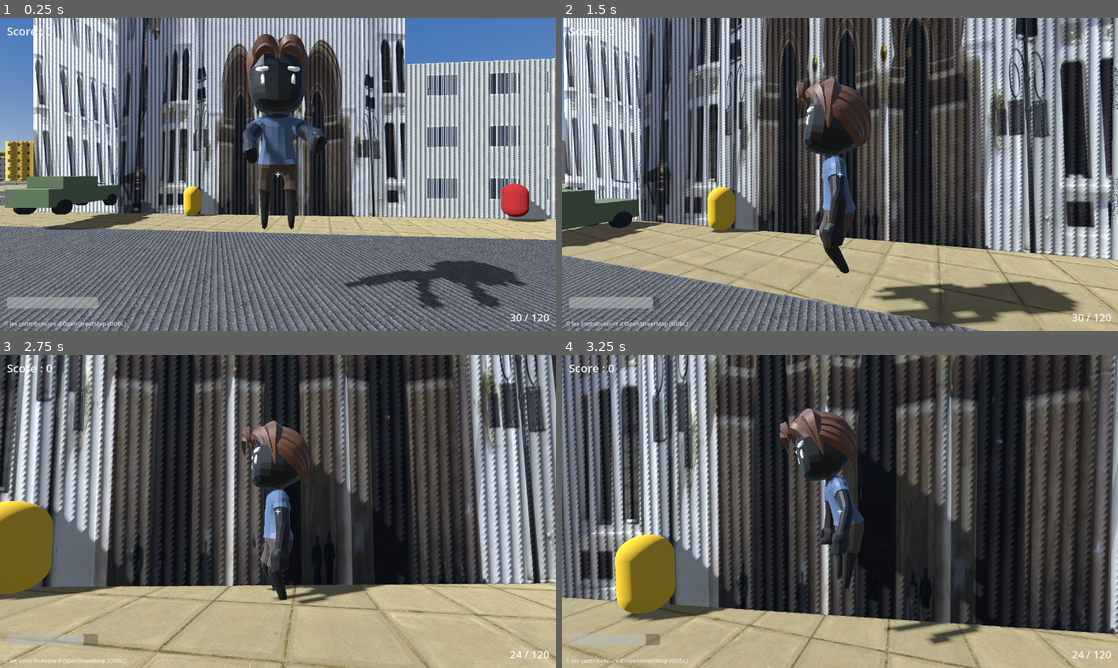
Above: before the commit, frames 1-4 (two rows, left to right).
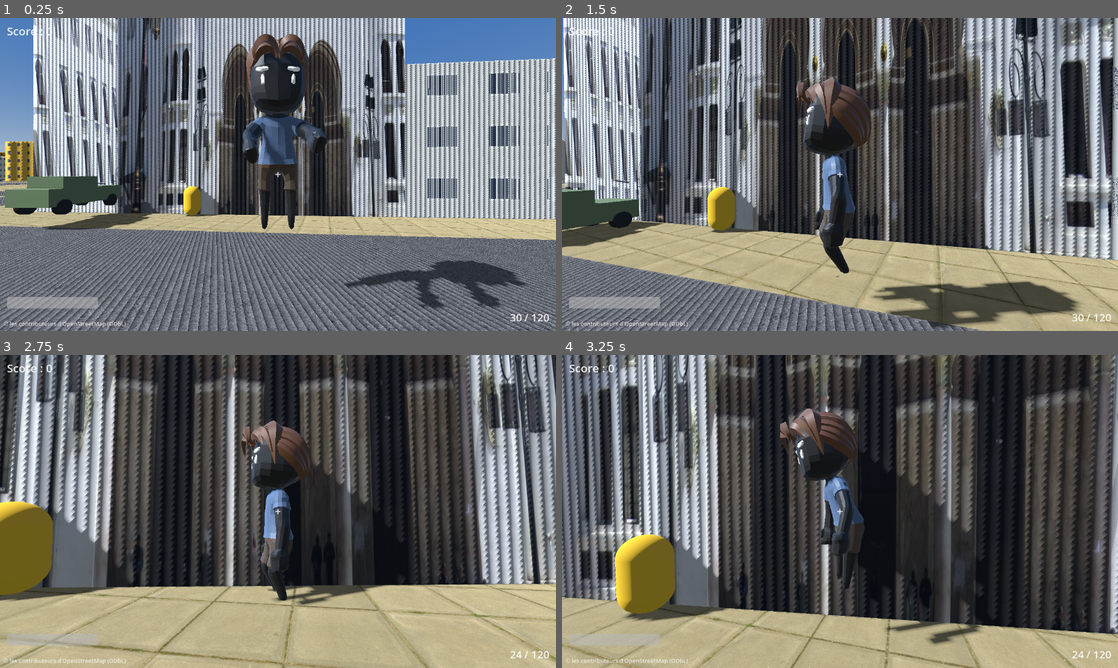
Above: after the commit, the same moments.

Repository: LogixSolutions94/GTDZ
Game: Godot game, scene res://scenes/city_test.tscn
The game is run twice, just before and just after one commit, with the same random seed, the same clock (stepped at 60 frames per second) and the same inputs.
Inputs (mouse positions are in pixels of both pictures, inside the frame that each line leads up to):
- Up to frame 1 (0.25 s): no input
- Up to frame 2 (1.5 s): tap Enter (ui_accept) at 0.5 s; move the mouse to (867, 174) at 0.52 s; hold Right mouse button (aim) 0.53-1.28 s; hold W (move_forward) from 0.53 s (still down); tap Space (jump) at 0.77 s; move the mouse to (812, 174) at 1.27 s; tap E (interact) at 1.35 s
- Up to frame 3 (2.75 s): keep holding W (move_forward); tap Space (jump) at 1.52 s; move the mouse to (289, 505) at 2.02 s; press the mouse at (289, 505) at 2.03 s
- Up to frame 4 (3.25 s): keep holding W (move_forward); move the mouse to (834, 517) at 2.77 s; release the mouse at (834, 517) at 2.78 s; tap Shift (sprint) at 2.85 s; tap Space (jump) at 3.02 s

The runs differ from the first frame. In frame 1, 0.7% of the frame differs, in the area x 90-99%, y 52-66%; in frame 2, less than 0.1%; in frame 3, 3.9%, in the area x 0-100%, y 0-100%; in frame 4, 0.1%.

Commit message:
Boucle de jeu 4/4 - VAGUES : spawner infini aux entrees de rues
- wave_spawner.gd : vagues 5/7/10 puis +2 par vague, pause 5 s entre vagues,
  6 points de spawn aux entrees de rues autour de la place (jamais sur le
  joueur), ennemis en mode chasse des l apparition
- Remplacement des 5 ennemis fixes par le spawner ; numero de vague au HUD
- Groupe enemies + hook de test --kill-enemies
- Verifie en jeu reel : vague 1 (5) -> nettoyee -> pause -> vague 2 (7),
  score 50 comptabilise automatiquement, capture HUD Vague 2 a l appui

Co-Authored-By: Claude Fable 5 <noreply@anthropic.com>

Diff:
--- a/game/scenes/city_test.tscn
+++ b/game/scenes/city_test.tscn
@@ -7,8 +7,8 @@
 [ext_resource type="PackedScene" path="res://scenes/ui/hud.tscn" id="5_hud"]
 [ext_resource type="PackedScene" path="res://scenes/enemies/target_dummy.tscn" id="6_dummy"]
 [ext_resource type="PackedScene" path="res://scenes/vehicles/jeep.tscn" id="7_jeep"]
-[ext_resource type="PackedScene" path="res://scenes/enemies/enemy.tscn" id="8_enemy"]
 [ext_resource type="Script" path="res://scripts/systems/nav_baker.gd" id="9_navbaker"]
+[ext_resource type="Script" path="res://scripts/systems/wave_spawner.gd" id="10_waves"]
 
 [sub_resource type="ProceduralSkyMaterial" id="SkyMat"]
 sky_top_color = Color(0.25, 0.45, 0.72, 1)
@@ -87,22 +87,8 @@
 navigation_mesh = SubResource("NavMesh")
 script = ExtResource("9_navbaker")
 
-[node name="Enemy1" parent="." instance=ExtResource("8_enemy")]
-transform = Transform3D(1, 0, 0, 0, 1, 0, 0, 0, 1, 418, 0.5, 68)
-
-[node name="Enemy2" parent="." instance=ExtResource("8_enemy")]
-transform = Transform3D(1, 0, 0, 0, 1, 0, 0, 0, 1, 398, 0.5, 100)
-
-[node name="Enemy3" parent="." instance=ExtResource("8_enemy")]
-transform = Transform3D(1, 0, 0, 0, 1, 0, 0, 0, 1, 382, 0.5, 62)
-patrol_offsets = Array[Vector3]([Vector3(0, 0, 12), Vector3(-8, 0, 12), Vector3(-8, 0, 0)])
-
-[node name="Enemy4" parent="." instance=ExtResource("8_enemy")]
-transform = Transform3D(1, 0, 0, 0, 1, 0, 0, 0, 1, 432, 0.5, 108)
-
-[node name="Enemy5" parent="." instance=ExtResource("8_enemy")]
-transform = Transform3D(1, 0, 0, 0, 1, 0, 0, 0, 1, 452, 0.5, 60)
-patrol_offsets = Array[Vector3]([Vector3(-12, 0, 0), Vector3(-12, 0, -10)])
+[node name="WaveSpawner" type="Node3D" parent="."]
+script = ExtResource("10_waves")
 
 [node name="HUD" type="CanvasLayer" parent="."]
 
--- a/game/scripts/debug_screenshot.gd
+++ b/game/scripts/debug_screenshot.gd
@@ -9,6 +9,7 @@
 var _frame := 0
 var _kill_player_at := -1
 var _restart_at := -1
+var _kill_enemies_at := -1
 var _add_score := 0
 
 
@@ -22,9 +23,12 @@
 			_kill_player_at = int(arg.get_slice("=", 1))
 		elif arg.begins_with("--restart-at="):
 			_restart_at = int(arg.get_slice("=", 1))
+		elif arg.begins_with("--kill-enemies="):
+			_kill_enemies_at = int(arg.get_slice("=", 1))
 		elif arg.begins_with("--add-score="):
 			_add_score = int(arg.get_slice("=", 1))
-	if _path == "" and _kill_player_at < 0 and _add_score == 0 and _restart_at < 0:
+	if _path == "" and _kill_player_at < 0 and _add_score == 0 and _restart_at < 0 \
+			and _kill_enemies_at < 0:
 		set_process(false)
 
 
@@ -41,6 +45,11 @@
 	if _frame == _restart_at:
 		print("[debug] redémarrage (test respawn)")
 		Game.restart()
+	if _frame == _kill_enemies_at:
+		var enemies := get_tree().get_nodes_in_group("enemies")
+		print("[debug] élimination de %d ennemis (test vagues)" % enemies.size())
+		for enemy in enemies:
+			enemy.get_node("Health").take_damage(9999.0)
 	if _path != "" and _frame >= _wait:
 		var img := get_viewport().get_texture().get_image()
 		img.save_png(_path)
--- a/game/scripts/systems/enemy.gd
+++ b/game/scripts/systems/enemy.gd
@@ -33,6 +33,7 @@
 
 
 func _ready() -> void:
+	add_to_group("enemies")
 	_patrol_targets.append(global_position)
 	for offset in patrol_offsets:
 		_patrol_targets.append(global_position + offset)
--- /dev/null
+++ b/game/scripts/systems/wave_spawner.gd
@@ -0,0 +1,74 @@
+extends Node3D
+## Vagues d'ennemis infinies (mode survie/arcade) : 5, 7, 10, puis +2 par vague.
+## Les ennemis apparaissent aux entrées de rues autour de la place (jamais sur
+## le joueur), en mode chasse (ils convergent vers le joueur).
+
+const ENEMY_SCENE := preload("res://scenes/enemies/enemy.tscn")
+
+@export var spawn_points: Array[Vector3] = [
+	Vector3(452, 0.5, 60),   # rue nord-est
+	Vector3(455, 0.5, 100),  # rue est
+	Vector3(378, 0.5, 58),   # rue nord-ouest
+	Vector3(382, 0.5, 108),  # rue sud-ouest
+	Vector3(408, 0.5, 42),   # rue nord
+	Vector3(415, 0.5, 122),  # rue sud
+]
+@export var first_wave_delay := 4.0
+@export var between_waves := 5.0
+@export var spawn_spacing := 0.5
+
+var _alive := 0
+
+
+func _ready() -> void:
+	_run.call_deferred()
+
+
+func _run() -> void:
+	await get_tree().create_timer(first_wave_delay).timeout
+	_start_wave(1)
+
+
+func _enemies_for_wave(wave: int) -> int:
+	match wave:
+		1: return 5
+		2: return 7
+		3: return 10
+		_: return 10 + 2 * (wave - 3)
+
+
+func _start_wave(wave: int) -> void:
+	if Game.state != Game.GameState.PLAYING:
+		return
+	Game.set_wave(wave)
+	var count := _enemies_for_wave(wave)
+	print("[vague] %d : %d ennemis" % [wave, count])
+	for i in count:
+		if Game.state != Game.GameState.PLAYING:
+			return
+		_spawn_enemy(spawn_points[randi() % spawn_points.size()])
+		await get_tree().create_timer(spawn_spacing).timeout
+
+
+func _spawn_enemy(point: Vector3) -> void:
+	var enemy := ENEMY_SCENE.instantiate()
+	enemy.lose_target_distance = 1000.0  # mode chasse : ne lâche jamais le joueur
+	add_child(enemy)
+	enemy.global_position = point + Vector3(randf_range(-2, 2), 0, randf_range(-2, 2))
+	enemy.get_node("Health").died.connect(_on_enemy_died)
+	_alive += 1
+	# Les ennemis de vague chassent d'emblée (pas de patrouille passive).
+	enemy._set_detected(true)
+
+
+func _on_enemy_died() -> void:
+	_alive -= 1
+	if _alive <= 0 and Game.state == Game.GameState.PLAYING:
+		_wave_cleared()
+
+
+func _wave_cleared() -> void:
+	print("[vague] %d nettoyée" % Game.wave)
+	await get_tree().create_timer(between_waves).timeout
+	if Game.state == Game.GameState.PLAYING:
+		_start_wave(Game.wave + 1)
Not shown, added: game/scripts/systems/wave_spawner.gd.uid
